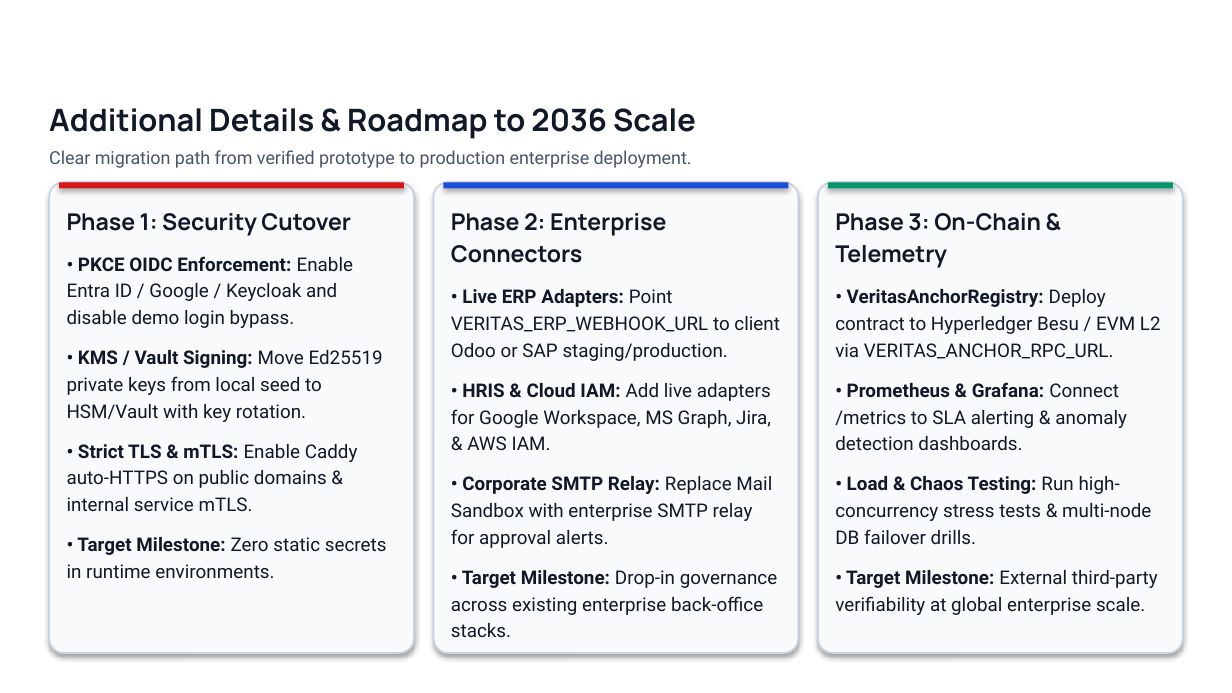
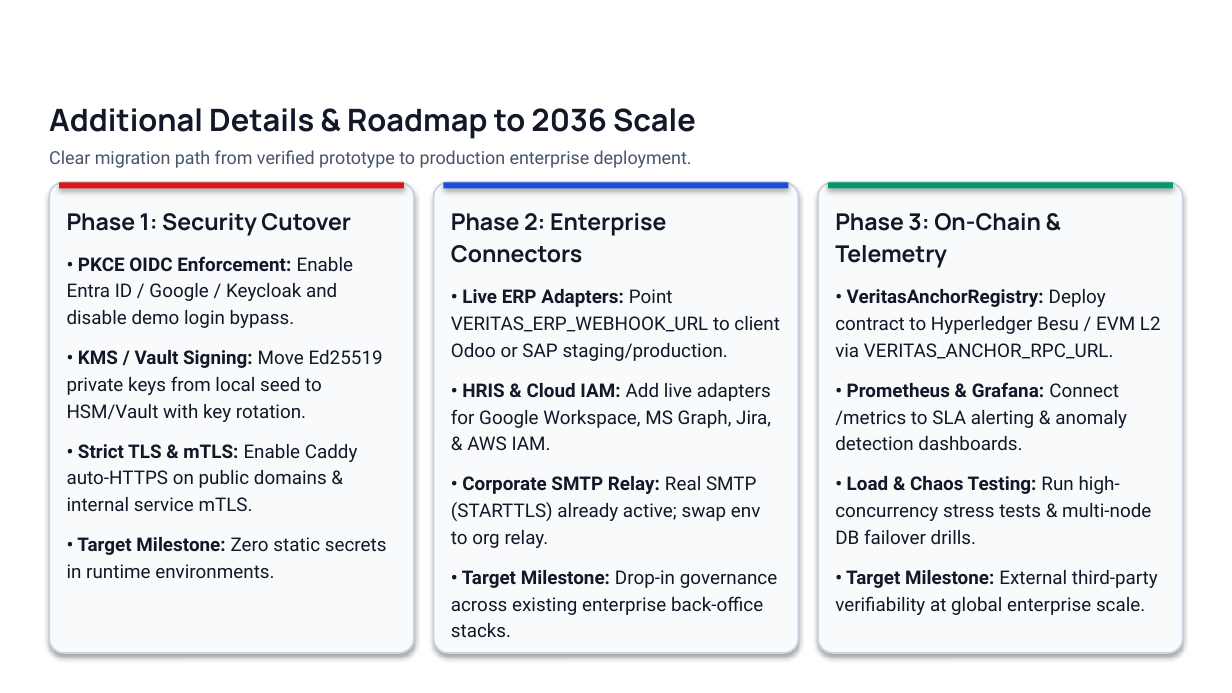
Before and after one commit to ArrafiNurHafiz/Veritas-Ai, a slide deck: slide 12 of docs/VERITAS_AI_Build2036_Deck.pptx. Drawn at 1232x693 pixels with LibreOffice and Linux fonts; fonts in the diff are those of the drawing; background and template pictures are left out. Boxes give left, top, right and bottom in pixels: in the first picture for what was removed or moved away, otherwise in the second. Text is boxed around its words. In the diff, an @@ line names an element or a change of style, - is before the commit and + after.

Commit message:
docs: clarify real SMTP STARTTLS support across README, pitch deck, and reference

```diff
--- a/docs/VERITAS_AI_Build2036_Deck.pptx
+++ b/docs/VERITAS_AI_Build2036_Deck.pptx
@@ text at [451, 476, 761, 548]: text changed @@
-• Corporate SMTP Relay: Replace Mail Sandbox with enterprise SMTP relay for approval alerts.
+• Corporate SMTP Relay: Real SMTP (STARTTLS) already active; swap env to org relay.
```
Also in this commit, not shown: 4 other slides changed, 2 other files.
